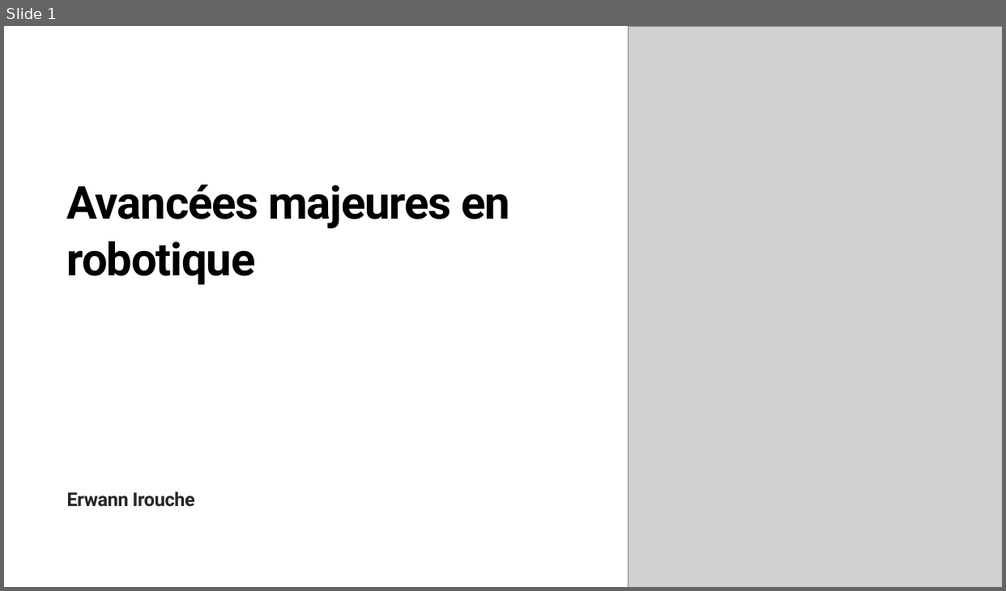
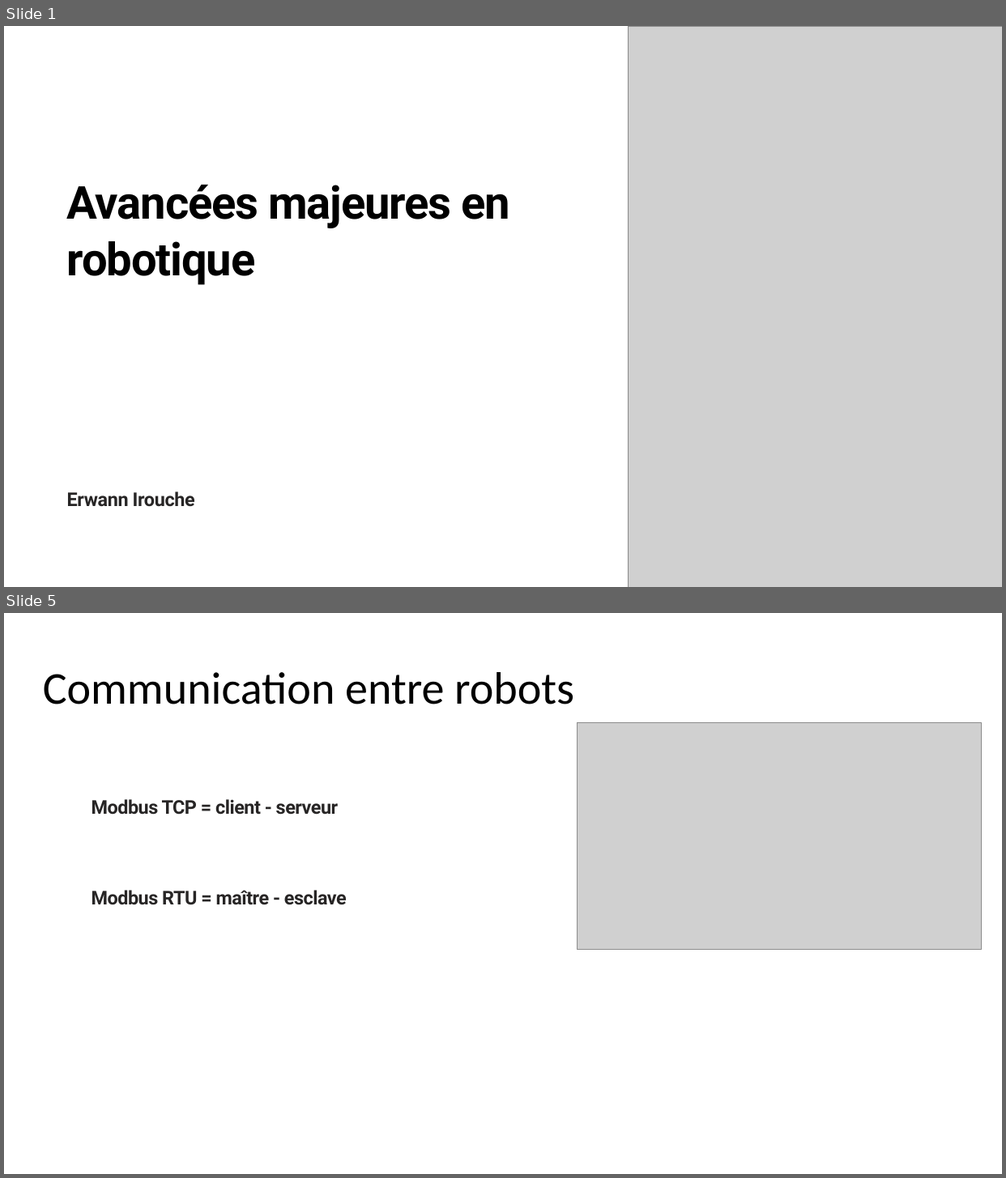
Before and after one commit to whit3-4t0m/erwann.github.io, a slide deck: veille_technologique Erwann 4.pptx. Shown one above the other, each under a label of ours: slide 1 before the commit, slides 1 and 5 after it; the slides between them are not shown. The pictures are 1006x591 and 1006x1178 pixels, drawn with LibreOffice and Linux fonts; fonts in the diff are those of the drawing; grey boxes stand for pictures; background and template pictures are left out. Boxes give left, top, right and bottom in pixels: in the first picture for what was removed or moved away, otherwise in the second. Text is boxed around its words. In the diff, an @@ line names an element or a change of style, - is before the commit and + after.

```diff
--- a/veille_technologique Erwann 4.pptx
+++ b/veille_technologique Erwann 4.pptx
@@ slide 5 added at bbox=[4, 613, 1002, 1174], background picture (left out) @@
@@ rectangle added at bbox=[4, 613, 1002, 1174], fill #FFFFFF at 75% opacity @@
@@ text added at bbox=[43, 672, 574, 705], 52.5 pt, text #000000 @@
+Communication entre robots
@@ picture added at bbox=[577, 722, 982, 949] @@
@@ text added at bbox=[91, 799, 338, 815], 21.9 pt, text #272525, bold @@
+Modbus TCP = client - serveur
@@ text added at bbox=[91, 890, 347, 905], 21.9 pt, text #272525, bold @@
+Modbus RTU = maître - esclave
@@ rounded rectangle added at bbox=[61, 1007, 85, 1031], outline #FFFFFF 0.6 pt @@
```
Also in this commit, not shown: 3 slides changed, 2 slides removed.
